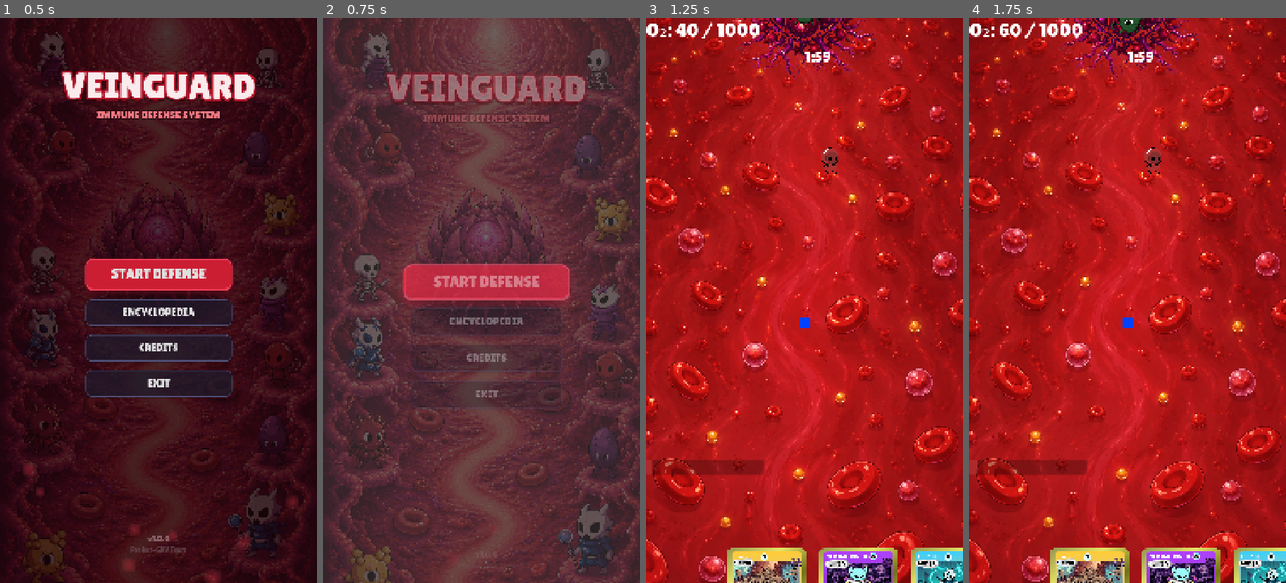
Above: before the commit, frames 1-4 (left to right).
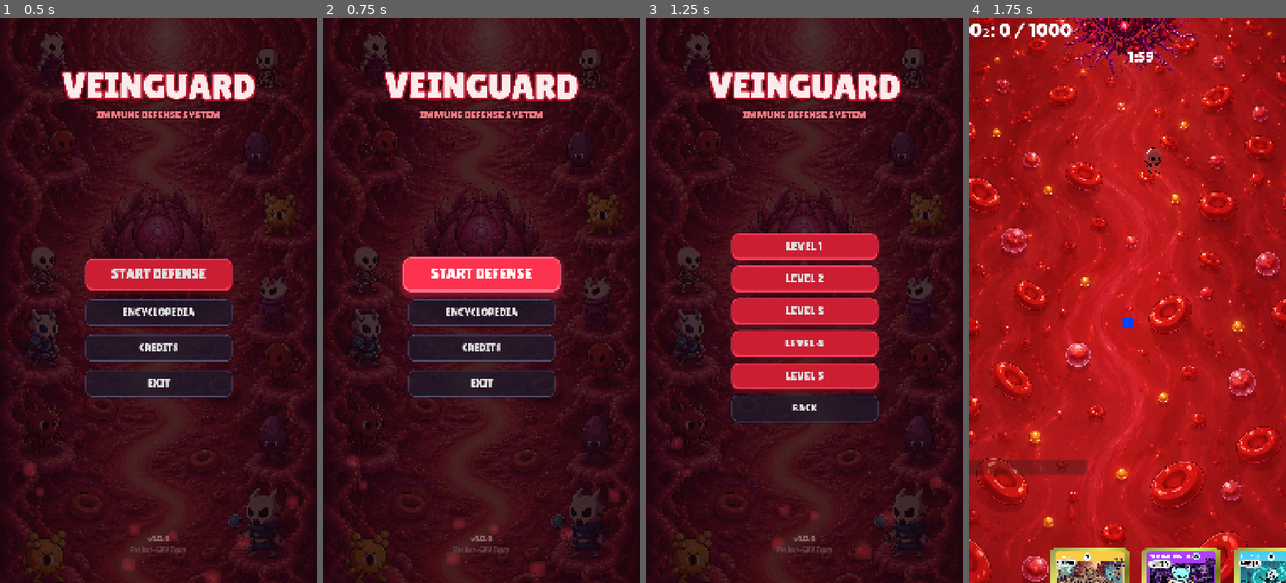
Above: after the commit, the same moments.

Repository: viPipar/veinguard
Game: Godot game, scene res://core/ui/MainMenu.tscn
The game is run twice, just before and just after one commit, with the same random seed, the same clock (stepped at 60 frames per second) and the same inputs.
Inputs (mouse positions are in pixels of both pictures, inside the frame that each line leads up to):
- Up to frame 1 (0.5 s): no input
- Up to frame 2 (0.75 s): click "START DEFENSE" at 0.5 s
- Up to frame 3 (1.25 s): no input
- Up to frame 4 (1.75 s): click (1127, 277) at 1.25 s, where only the run after the commit has a clickable "LEVEL 2"

Frame 1 is identical in both runs. In frame 2, 92% of the frame differs, in the area x 0-100%, y 0-100%; in frame 3, 96%; in frame 4, 0.6%.

Commit message:
penambahan sistem level

Diff:
--- a/veinguard/core/autoloads/AudioManager.gd
+++ b/veinguard/core/autoloads/AudioManager.gd
@@ -10,6 +10,7 @@
 
 func _ready() -> void:
 	bgm_player = AudioStreamPlayer.new()
+	bgm_player.process_mode = Node.PROCESS_MODE_ALWAYS
 	add_child(bgm_player)
 
 func play_select_sfx() -> void:
@@ -27,6 +28,7 @@
 
 func _play_one_shot(stream: AudioStream) -> void:
 	var p = AudioStreamPlayer.new()
+	p.process_mode = Node.PROCESS_MODE_ALWAYS
 	p.stream = stream
 	add_child(p)
 	p.play()
--- a/veinguard/core/autoloads/GameManager.gd
+++ b/veinguard/core/autoloads/GameManager.gd
@@ -12,6 +12,7 @@
 const OVERTIME_THRESHOLD : float = 120.0  # 2 menit
 
 # --- State ---
+var current_level  : int  = 1
 var oxygen_points  : int  = 0
 var wave_number    : int  = 0
 var is_game_over   : bool = false
--- a/veinguard/core/lane/EnemyBase.gd
+++ b/veinguard/core/lane/EnemyBase.gd
@@ -14,6 +14,27 @@
 
 
 func _ready() -> void:
+	var lvl = GameManager.current_level
+	print("Menjalankan Level: ", lvl)
+
+	match lvl:
+		2:
+			max_health *= 1.5
+			spawn_interval /= 1.2
+			max_enemies += 1
+		3:
+			max_health *= 2.0
+			spawn_interval /= 1.5
+			max_enemies += 2
+		4:
+			max_health *= 2.5
+			spawn_interval /= 2.0
+			max_enemies += 4
+		5:
+			max_health *= 3.5
+			spawn_interval /= 2.5
+			max_enemies += 6
+
 	current_health = max_health
 	var hb_scene = load("res://core/ui/HealthBar.tscn")
 	if hb_scene:
--- a/veinguard/core/ui/GameOverScreen.gd
+++ b/veinguard/core/ui/GameOverScreen.gd
@@ -11,6 +11,7 @@
 func _ready() -> void:
 	layer        = 10   # Selalu di atas semua layer UI lainnya
 	process_mode = Node.PROCESS_MODE_ALWAYS
+	restart_button.text = "MAIN MENU"
 	restart_button.pressed.connect(_on_restart)
 	hide()
 
@@ -87,4 +88,4 @@
 
 func _on_restart() -> void:
 	get_tree().paused = false
-	get_tree().reload_current_scene()
+	get_tree().change_scene_to_file("res://core/ui/MainMenu.tscn")
--- a/veinguard/core/ui/MainMenu.gd
+++ b/veinguard/core/ui/MainMenu.gd
@@ -9,6 +9,7 @@
 @onready var title_label: Label = $MarginContainer/VBoxContainer/HeaderArea/Title
 
 var _time: float = 0.0
+var level_container: VBoxContainer
 
 func _ready() -> void:
 	credits_popup.visible = false
@@ -24,6 +25,52 @@
 	close_button.mouse_entered.connect(_on_button_hover.bind(close_button))
 	close_button.mouse_exited.connect(_on_button_unhover.bind(close_button))
 	close_button.pivot_offset = close_button.size / 2.0
+
+	_setup_level_container()
+
+func _setup_level_container() -> void:
+	level_container = VBoxContainer.new()
+	level_container.add_theme_constant_override("separation", 20)
+	level_container.alignment = BoxContainer.ALIGNMENT_CENTER
+	level_container.visible = false
+
+	var btn_container = $MarginContainer/VBoxContainer/ButtonContainer
+	btn_container.get_parent().add_child(level_container)
+	btn_container.get_parent().move_child(level_container, btn_container.get_index() + 1)
+
+	for i in range(1, 6):
+		var btn = Button.new()
+		btn.text = "LEVEL " + str(i)
+		btn.custom_minimum_size = Vector2(500, 90)
+		btn.size_flags_horizontal = Control.SIZE_SHRINK_CENTER
+
+		btn.add_theme_font_override("font", start_button.get_theme_font("font"))
+		btn.add_theme_font_size_override("font_size", 40)
+		btn.add_theme_stylebox_override("normal", start_button.get_theme_stylebox("normal"))
+		btn.add_theme_stylebox_override("hover", start_button.get_theme_stylebox("hover"))
+		btn.add_theme_stylebox_override("pressed", start_button.get_theme_stylebox("pressed"))
+		btn.add_theme_stylebox_override("focus", start_button.get_theme_stylebox("focus"))
+
+		btn.mouse_entered.connect(_on_button_hover.bind(btn))
+		btn.mouse_exited.connect(_on_button_unhover.bind(btn))
+		btn.pressed.connect(_on_level_selected.bind(i, btn))
+		level_container.add_child(btn)
+
+	var back_btn = Button.new()
+	back_btn.text = "BACK"
+	back_btn.custom_minimum_size = Vector2(500, 90)
+	back_btn.size_flags_horizontal = Control.SIZE_SHRINK_CENTER
+	back_btn.add_theme_font_override("font", encyclopedia_button.get_theme_font("font"))
+	back_btn.add_theme_font_size_override("font_size", 36)
+	back_btn.add_theme_stylebox_override("normal", encyclopedia_button.get_theme_stylebox("normal"))
+	back_btn.add_theme_stylebox_override("hover", encyclopedia_button.get_theme_stylebox("hover"))
+	back_btn.add_theme_stylebox_override("pressed", encyclopedia_button.get_theme_stylebox("pressed"))
+	back_btn.add_theme_stylebox_override("focus", encyclopedia_button.get_theme_stylebox("focus"))
+
+	back_btn.mouse_entered.connect(_on_button_hover.bind(back_btn))
+	back_btn.mouse_exited.connect(_on_button_unhover.bind(back_btn))
+	back_btn.pressed.connect(_on_level_back_pressed.bind(back_btn))
+	level_container.add_child(back_btn)
 
 func _process(delta: float) -> void:
 	_time += delta
@@ -54,12 +101,36 @@
 	AudioManager.play_select_sfx()
 	start_button.pivot_offset = start_button.size / 2.0
 
-	# Add a click effect: scale down quickly, then fade out and start
 	var tween = create_tween()
 	tween.tween_property(start_button, "scale", Vector2(0.9, 0.9), 0.08)
 	tween.tween_property(start_button, "scale", Vector2(1.1, 1.1), 0.08)
+	tween.tween_property(start_button, "scale", Vector2(1.0, 1.0), 0.08)
 
-	# Fade out whole screen
+	await tween.finished
+	$MarginContainer/VBoxContainer/ButtonContainer.visible = false
+	level_container.visible = true
+	for c in level_container.get_children():
+		c.pivot_offset = c.size / 2.0
+
+func _on_level_back_pressed(btn: Button) -> void:
+	AudioManager.play_select_sfx()
+	btn.pivot_offset = btn.size / 2.0
+	var tween = create_tween()
+	tween.tween_property(btn, "scale", Vector2(0.9, 0.9), 0.08)
+	tween.tween_property(btn, "scale", Vector2(1.0, 1.0), 0.08)
+	await tween.finished
+	level_container.visible = false
+	$MarginContainer/VBoxContainer/ButtonContainer.visible = true
+
+func _on_level_selected(level: int, btn: Button) -> void:
+	AudioManager.play_select_sfx()
+	GameManager.current_level = level
+
+	btn.pivot_offset = btn.size / 2.0
+	var tween = create_tween()
+	tween.tween_property(btn, "scale", Vector2(0.9, 0.9), 0.08)
+	tween.tween_property(btn, "scale", Vector2(1.1, 1.1), 0.08)
+
 	var fade_tween = create_tween().set_parallel(true)
 	fade_tween.tween_property(self, "modulate:a", 0.0, 0.3)
 	fade_tween.tween_property(self, "scale", Vector2(1.05, 1.05), 0.3)
